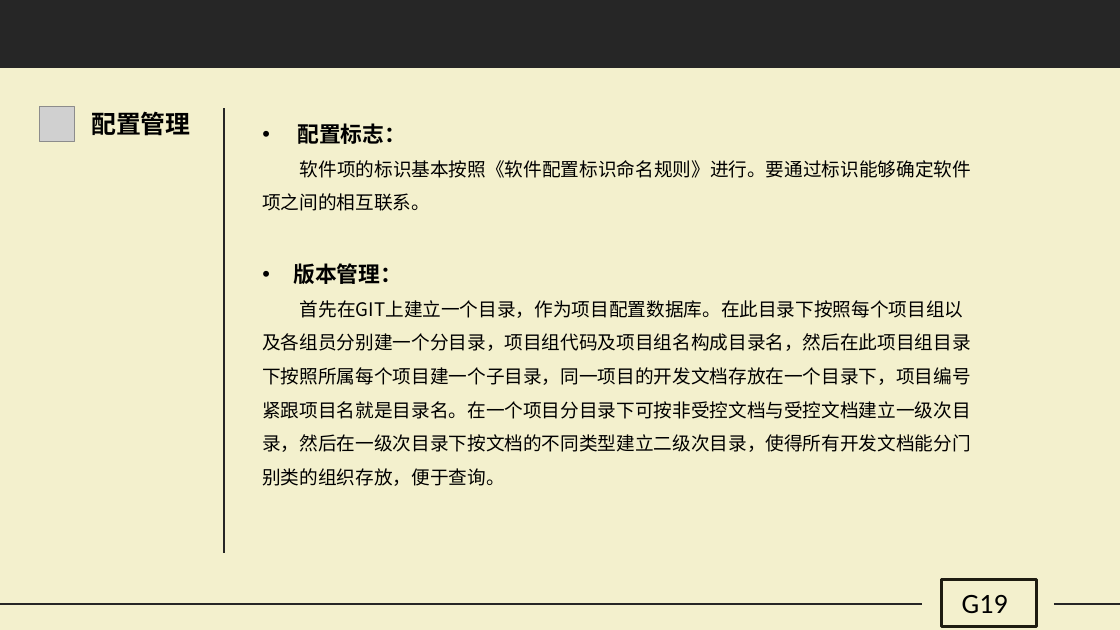
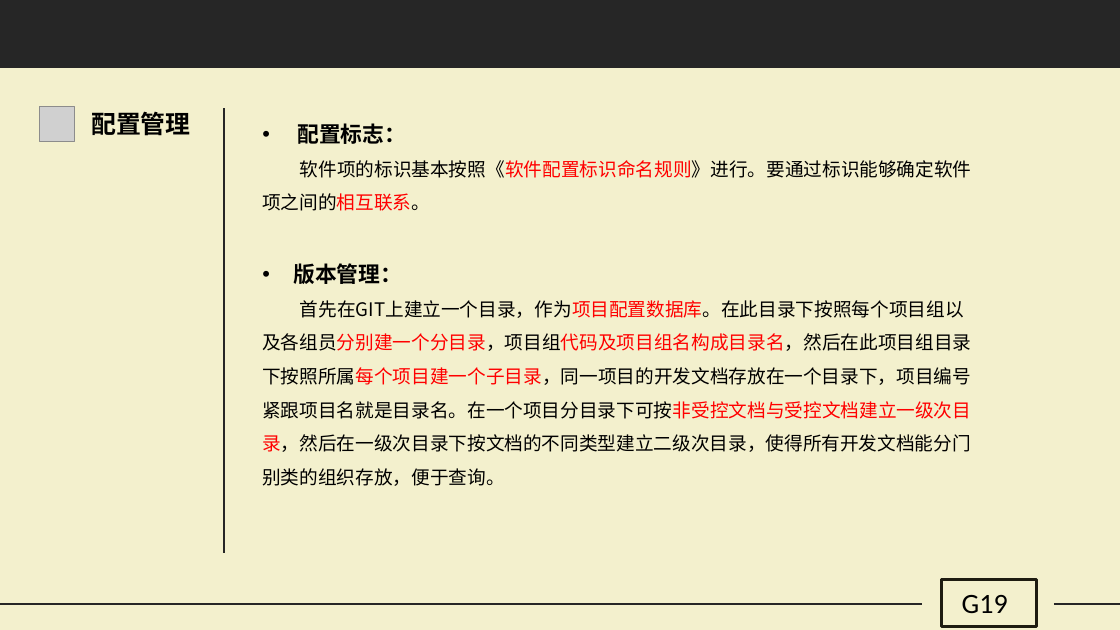
Before and after one commit to G19-Fish/PRD2018-G19, a slide deck: slide 36 of PRD2018-G19-需求项目计划PPT.pptx. Drawn at 1120x630 pixels with LibreOffice and Linux fonts; fonts in the diff are those of the drawing; grey boxes stand for pictures. Boxes give left, top, right and bottom in pixels: in the first picture for what was removed or moved away, otherwise in the second. Text is boxed around its words. In the diff, an @@ line names an element or a change of style, - is before the commit and + after.

```diff
--- a/PRD2018-G19-需求项目计划PPT.pptx
+++ b/PRD2018-G19-需求项目计划PPT.pptx
@@ text at [262,160,972,486]: text colour #000000 to #FF0000 in "软件项的标识基本按照《软件配置标识命名规则》进行。要通过标识能够确定软件项之间的相互联系。", "首先在GIT上建立一个目录，作为项目配置数据库。在此目录下按照每个项目组以及各组员分别建一个分目录，项目组代码及项目组名 ..." @@
```
Also in this commit, not shown: 1 other slide changed, 1 slide added, 1 slide removed.
